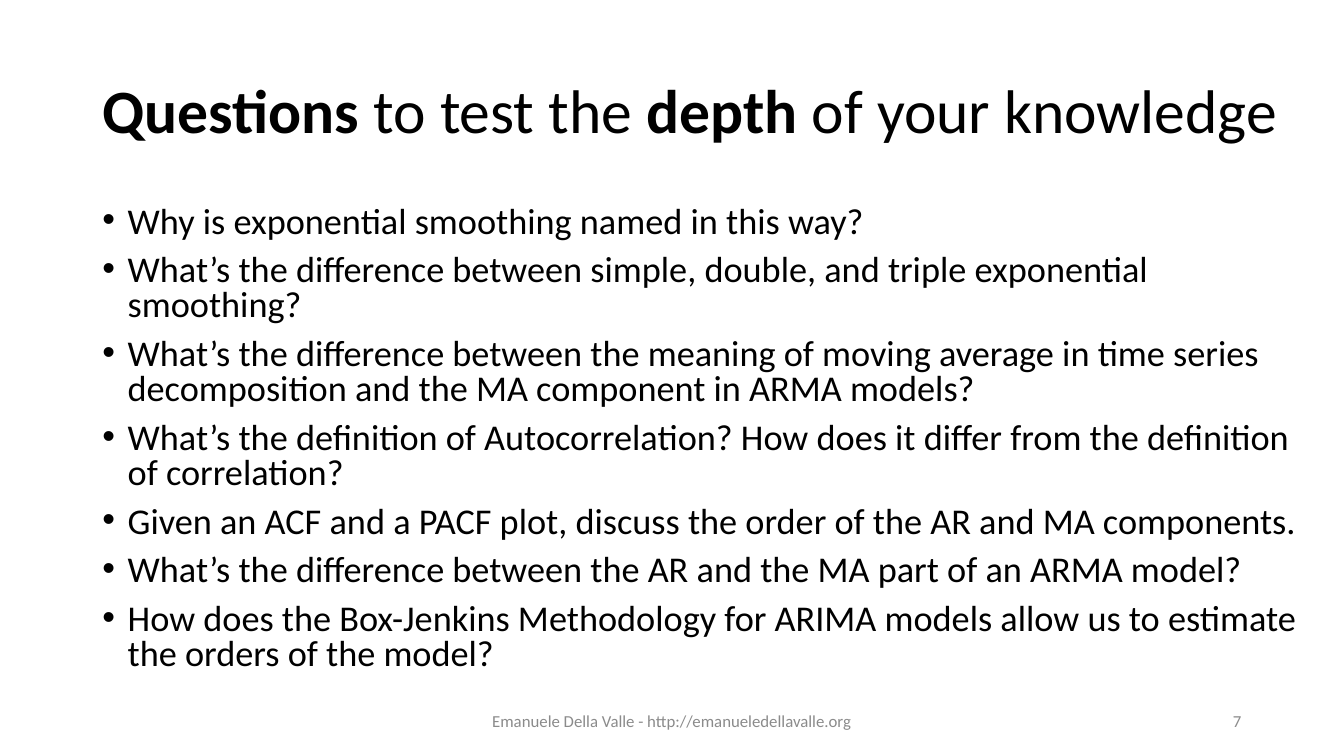
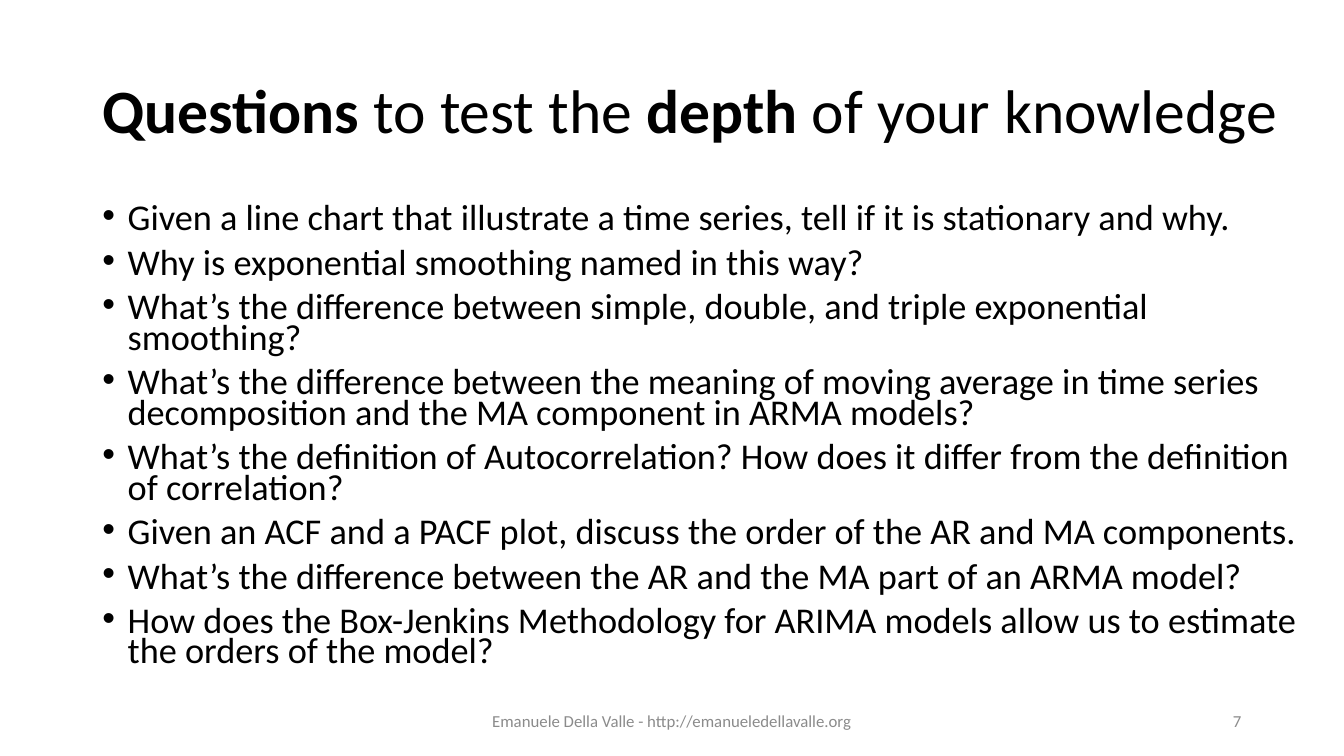
Before and after one commit to eugeniovaretti/streaming-data-analytics, a slide deck: slide 7 of lectures/11_SDS_exam-preview/11_Streaming-Data-Science_exam-preview.pptx. Drawn at 1344x756 pixels with LibreOffice and Linux fonts; fonts in the diff are those of the drawing. Boxes give left, top, right and bottom in pixels: in the first picture for what was removed or moved away, otherwise in the second. Text is boxed around its words. In the diff, an @@ line names an element or a change of style, - is before the commit and + after.

```diff
--- a/lectures/11_SDS_exam-preview/11_Streaming-Data-Science_exam-preview.pptx
+++ b/lectures/11_SDS_exam-preview/11_Streaming-Data-Science_exam-preview.pptx
@@ text at [128,204,1230,236]: paragraph added @@
+• Given a line chart that illustrate a time series, tell if it is stationary and why.
@@ text at [128,249,1296,664]: line spacing 0.8 to 0.7 @@
```
Also in this commit, not shown: 6 other slides changed.
